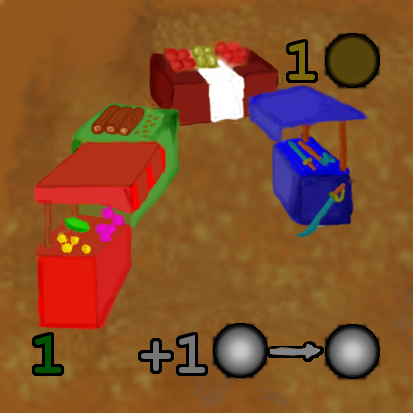
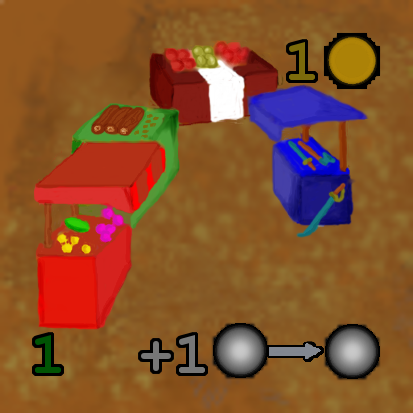
Comparing the layer stacks of the two 413x413 images. Changes:
renamed "Icono Oro.png" to "Icono Oro.png #1", painted on it over <box>324,33,380,89</box>
renamed "Flecha" to "Flecha.png", painted on it over <box>267,342,321,359</box>
